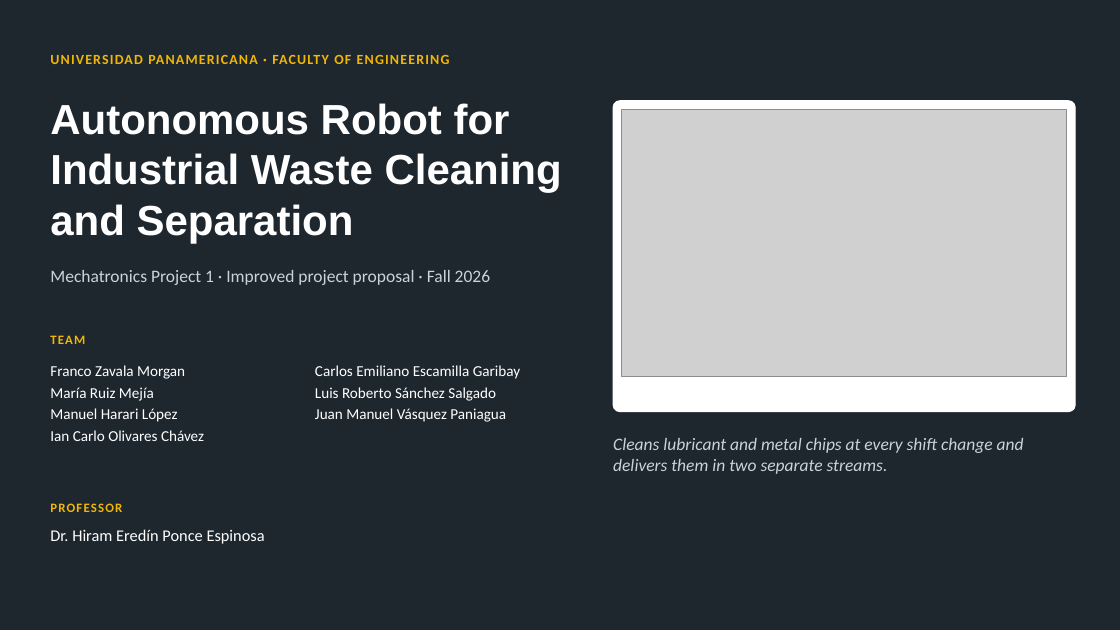
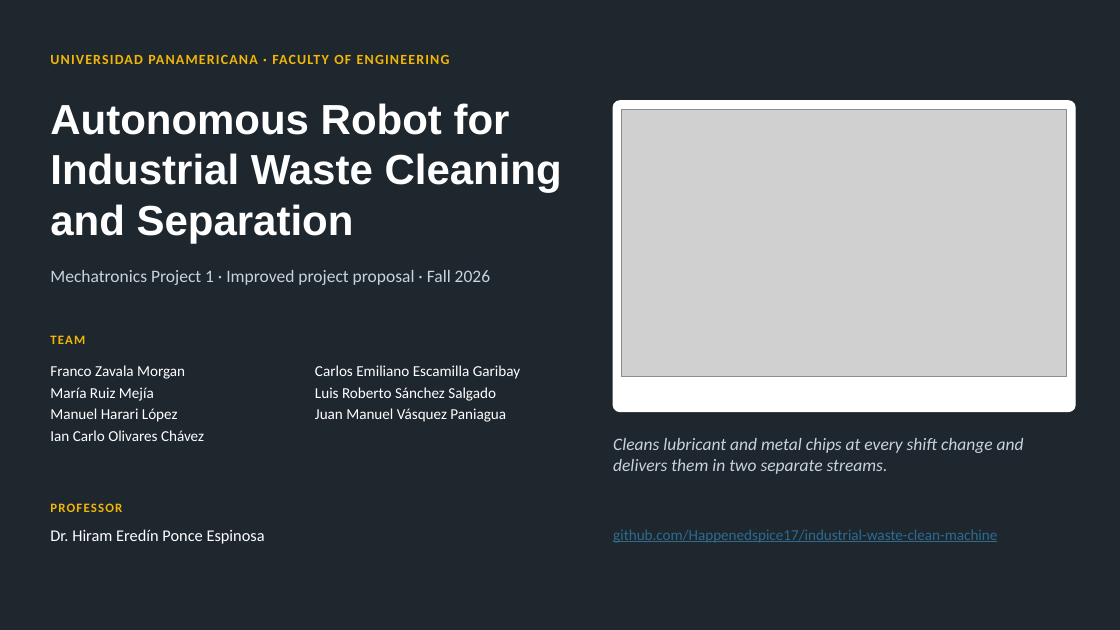
Before and after one commit to Happenedspice17/industrial-waste-clean-machine, a slide deck: slide 1 of docs/semester-1-deliverables/Final_Presentation_Waste_Robot_v2.pptx. Drawn at 1120x630 pixels with LibreOffice and Linux fonts; fonts in the diff are those of the drawing; grey boxes stand for pictures. Boxes give left, top, right and bottom in pixels: in the first picture for what was removed or moved away, otherwise in the second. Text is boxed around its words. In the diff, an @@ line names an element or a change of style, - is before the commit and + after.

```diff
--- a/docs/semester-1-deliverables/Final_Presentation_Waste_Robot_v2.pptx
+++ b/docs/semester-1-deliverables/Final_Presentation_Waste_Robot_v2.pptx
@@ text added at [613, 529, 997, 543], 13 pt, text #2E6B8F, underline @@
+github.com/Happenedspice17/industrial-waste-clean-machine
```
Also in this commit, not shown: 1 other slide changed, 13 other files.
